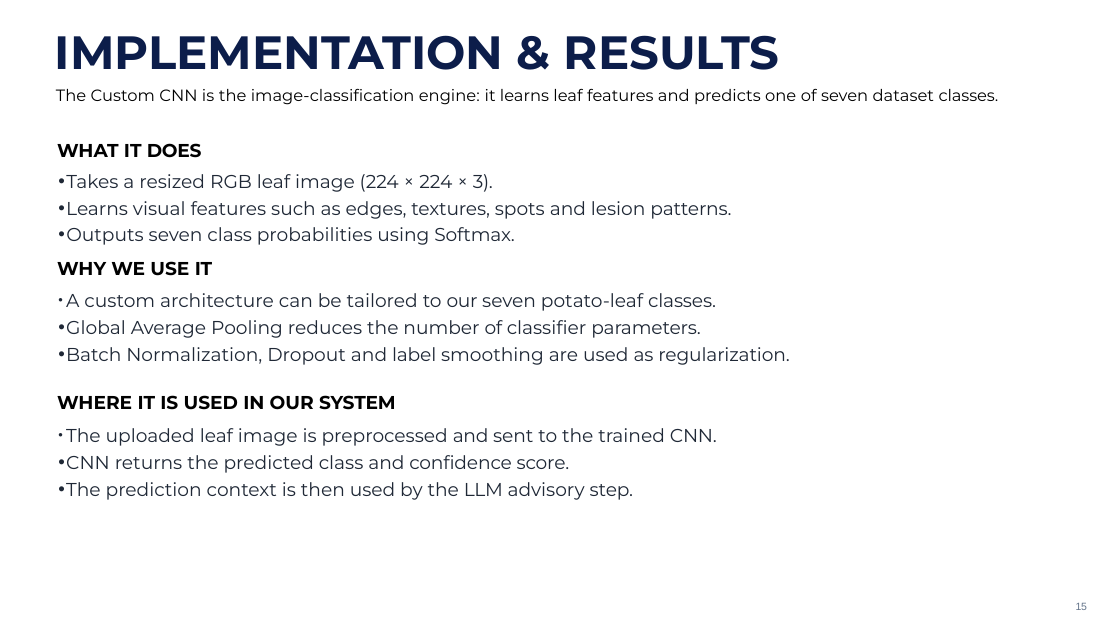
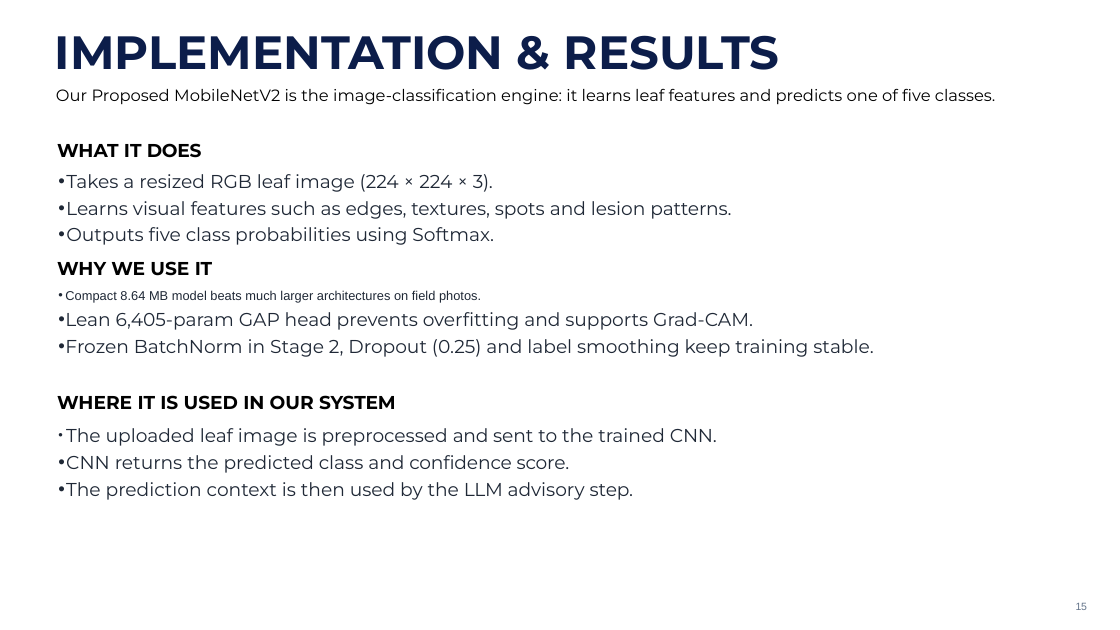
Before and after one commit to mamunonweb/capstone, a slide deck: slide 15 of 01/presentation/Potato_Leaf_Disease_Defense_Slides.pptx. Drawn at 1120x630 pixels with LibreOffice and Linux fonts; fonts in the diff are those of the drawing. Boxes give left, top, right and bottom in pixels: in the first picture for what was removed or moved away, otherwise in the second. Text is boxed around its words. In the diff, an @@ line names an element or a change of style, - is before the commit and + after.

Commit message:
Align 01 report and slides with verified 3-model GPU results (MobileNetV2, MultiNet-V3, InceptionV3)

```diff
--- a/01/presentation/Potato_Leaf_Disease_Defense_Slides.pptx
+++ b/01/presentation/Potato_Leaf_Disease_Defense_Slides.pptx
@@ text at (x1=56, y1=88, x2=995, y2=105): text changed @@
-The Custom CNN is the image-classification engine: it learns leaf features and predicts one of seven dataset classes.
+Our Proposed MobileNetV2 is the image-classification engine: it learns leaf features and predicts one of five classes.
@@ text at (x1=66, y1=227, x2=494, y2=245): text changed @@
-• Outputs seven class probabilities using Softmax.
+• Outputs five class probabilities using Softmax.
@@ text at (x1=65, y1=290, x2=873, y2=357): text changed @@
-• A custom architecture can be tailored to our seven potato-leaf classes.
-• Global Average Pooling reduces the number of classifier parameters.
-• Batch Normalization, Dropout and label smoothing are used as regularization.
+• Compact 8.64 MB model beats much larger architectures on field photos.
+• Lean 6,405-param GAP head prevents overfitting and supports Grad-CAM.
+• Frozen BatchNorm in Stage 2, Dropout (0.25) and label smoothing keep training stable.
```
Also in this commit, not shown: 28 other slides changed, 1 slide added, 2 slides removed, 25 other files.
